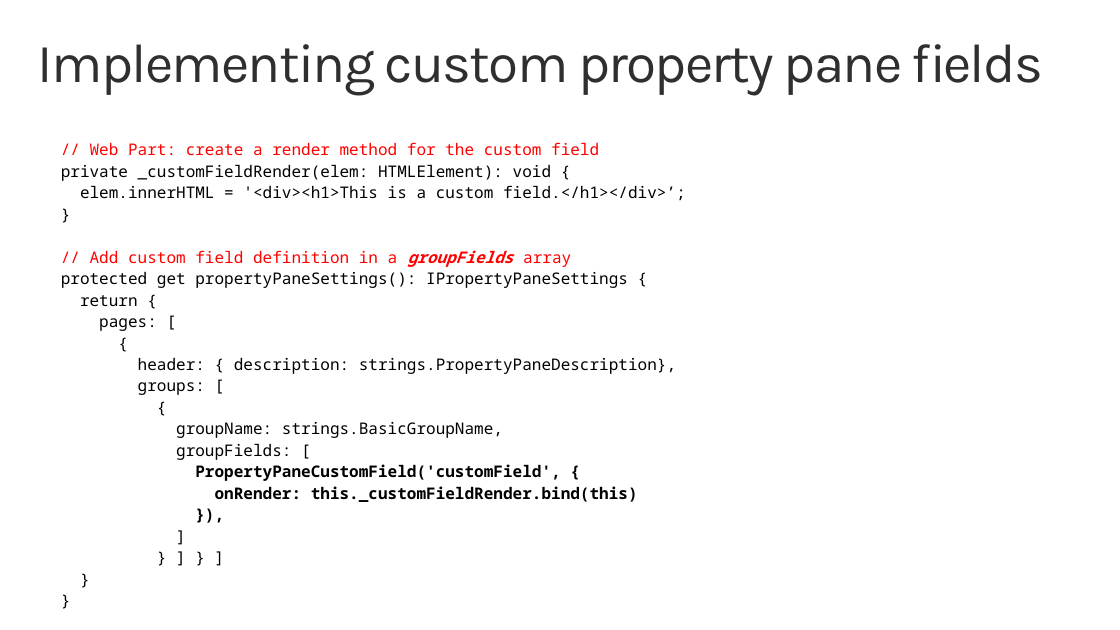
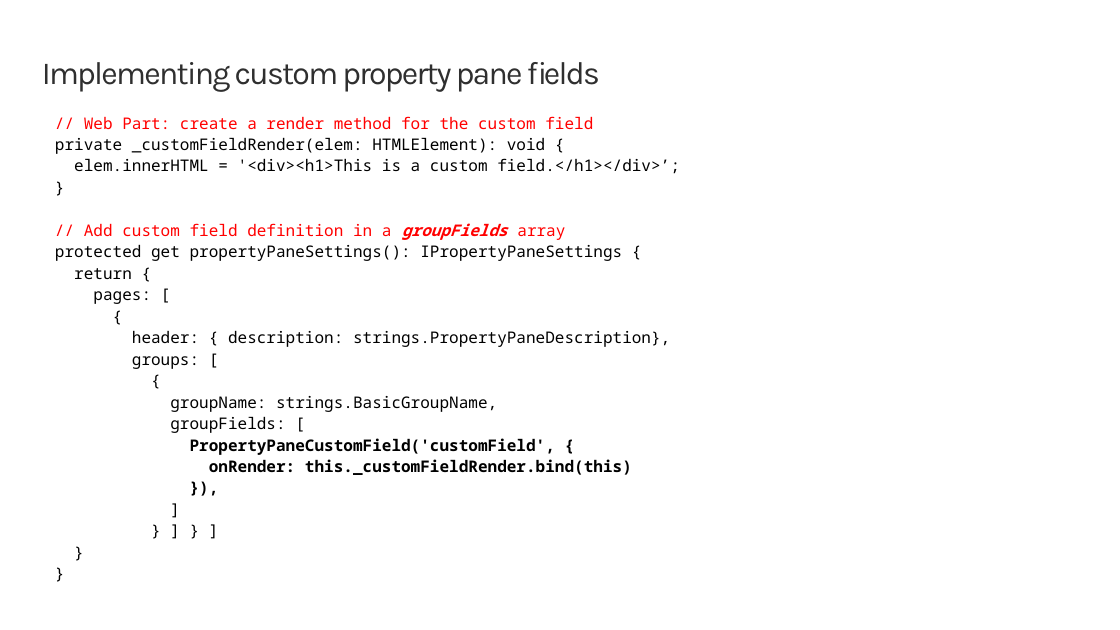
Before and after one commit to SharePoint/sp-dev-training-spfx-webpart-proppane, a slide deck: slide 5 of 02 customprops.pptx. Drawn at 1120x630 pixels with LibreOffice and Linux fonts; fonts in the diff are those of the drawing; background and template pictures are left out. Boxes give left, top, right and bottom in pixels: in the first picture for what was removed or moved away, otherwise in the second. Text is boxed around its words. In the diff, an @@ line names an element or a change of style, - is before the commit and + after.

```diff
--- a/02 customprops.pptx
+++ b/02 customprops.pptx
@@ title "Implementing custom property pane fields" moved from (x1=38, y1=44, x2=1043, y2=96) to (x1=42, y1=62, x2=600, y2=92) @@
@@ title "Implementing custom property pane fields" at (x1=42, y1=62, x2=600, y2=92): size 48 to 28 pt @@
@@ text "// Web Part: create a ..." moved from (x1=61, y1=142, x2=686, y2=502) to (x1=55, y1=116, x2=680, y2=475) @@
```
Also in this commit, not shown: 3 other slides changed, 2 other files.
